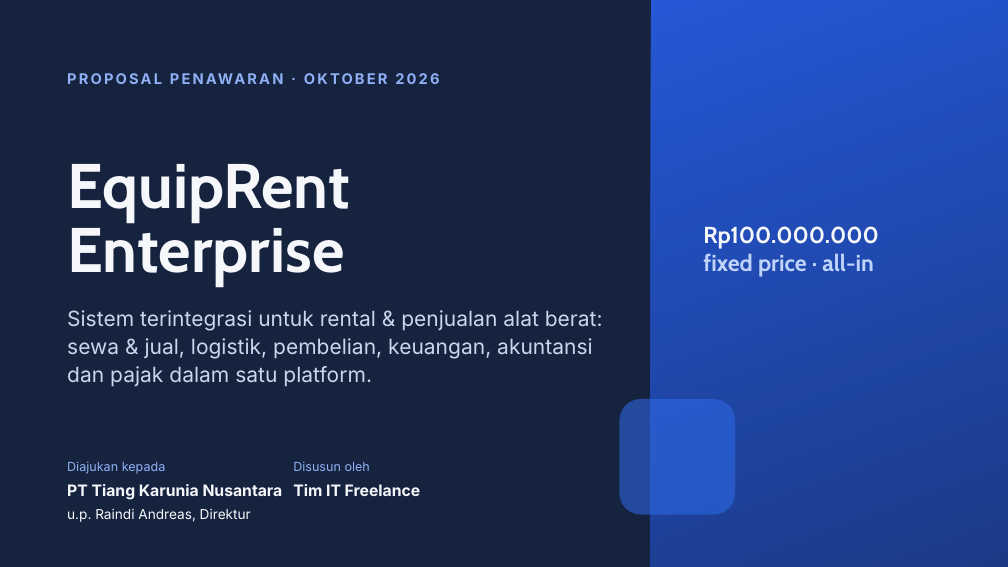
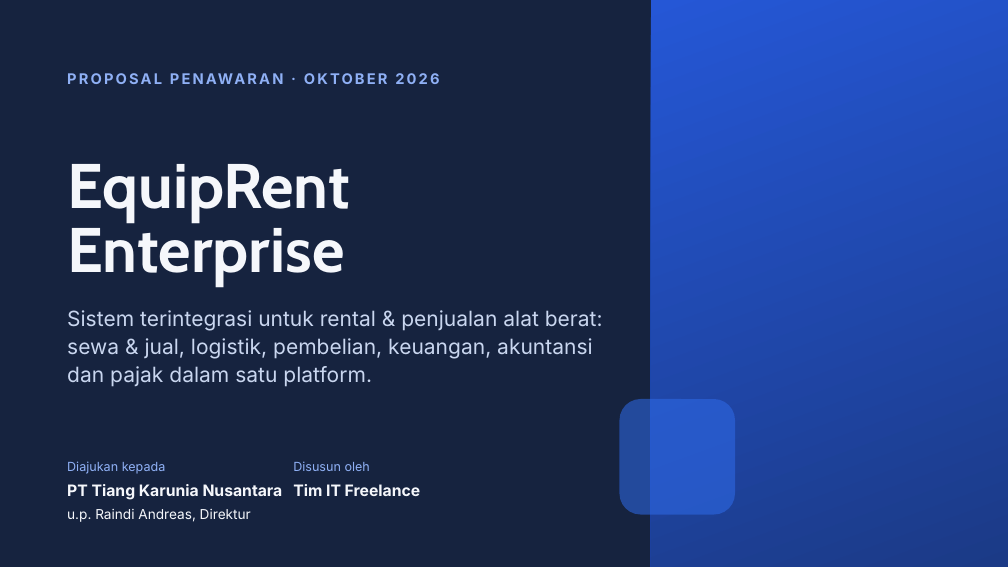
Before and after one commit to erziealdrian02/tkn-rent-revamp, a slide deck: slide 1 of equiprent-enterprise/excel/Proposal EquipRent Enterprise.pptx. Drawn at 1008x567 pixels with LibreOffice and Linux fonts; fonts in the diff are those of the drawing. Boxes give left, top, right and bottom in pixels: in the first picture for what was removed or moved away, otherwise in the second. Text is boxed around its words. In the diff, an @@ line names an element or a change of style, - is before the commit and + after.

```diff
--- a/equiprent-enterprise/excel/Proposal EquipRent Enterprise.pptx
+++ b/equiprent-enterprise/excel/Proposal EquipRent Enterprise.pptx
@@ text removed at (x1=703, y1=226, x2=878, y2=277) @@
-Rp100.000.000
-fixed price · all-in
```
Also in this commit, not shown: 8 other slides changed, 1 other file.
